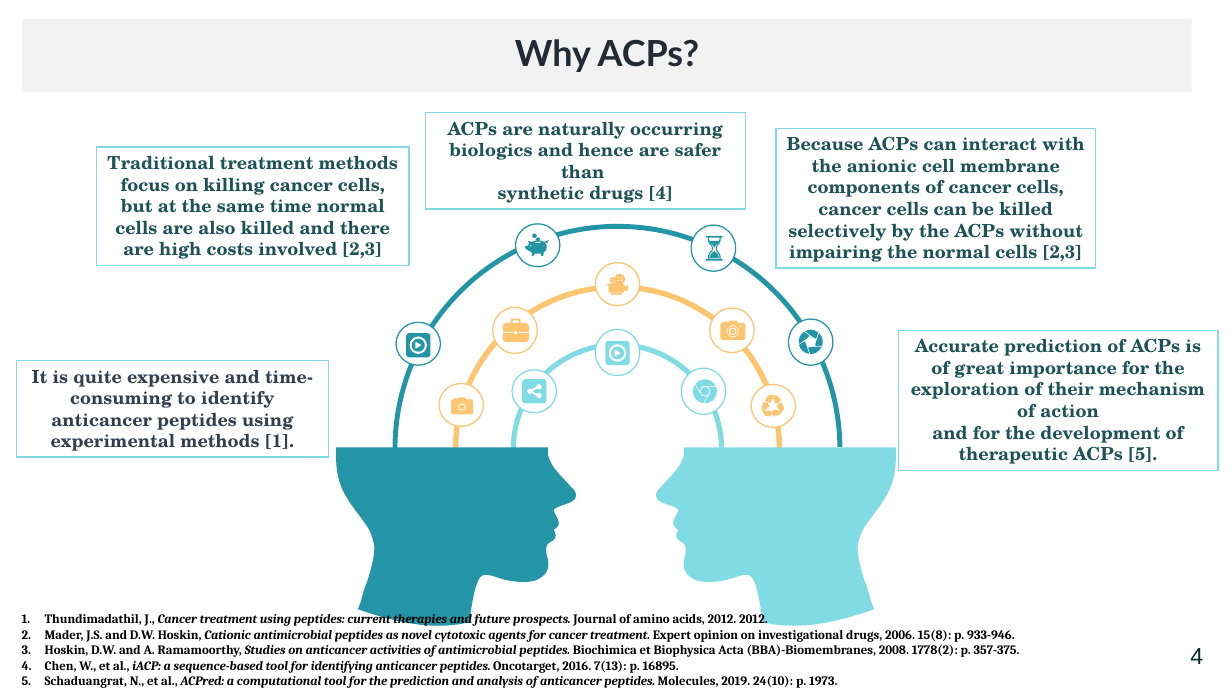
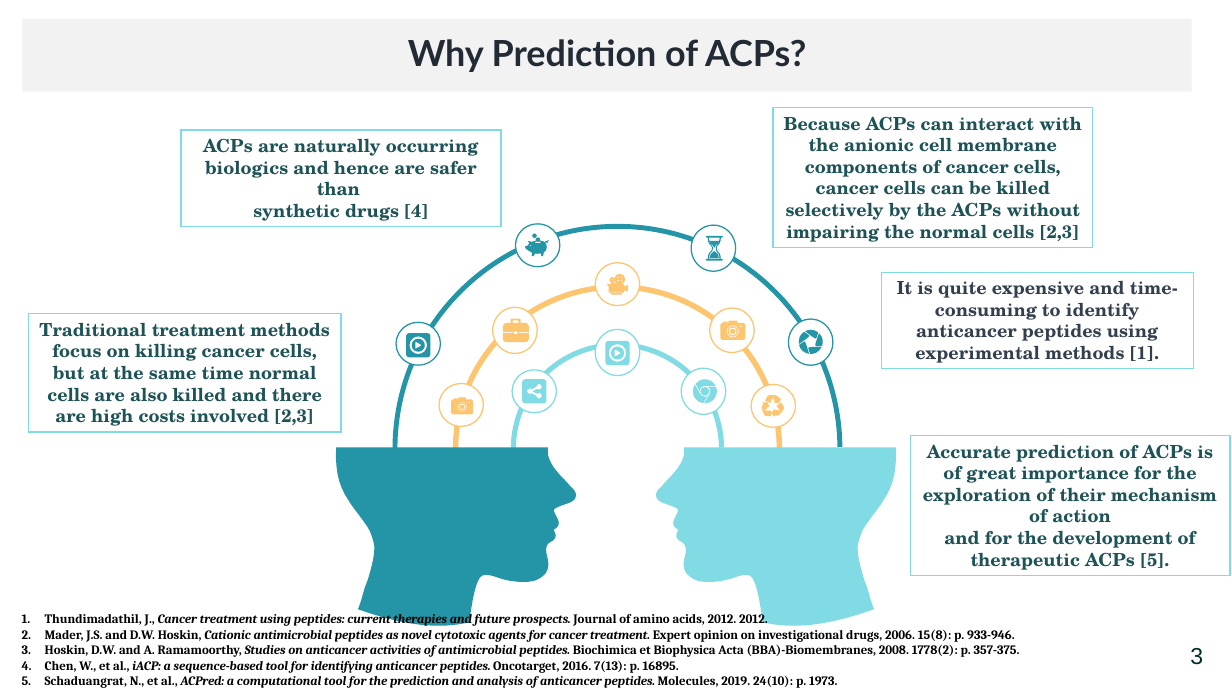
Before and after one commit to mtzynb/MyThesis, a slide deck: slide 5 of ThesisPresentation/thesis_presentation_26012022_Winter.pptx. Drawn at 1232x693 pixels with LibreOffice and Linux fonts; fonts in the diff are those of the drawing. Boxes give left, top, right and bottom in pixels: in the first picture for what was removed or moved away, otherwise in the second. Text is boxed around its words. In the diff, an @@ line names an element or a change of style, - is before the commit and + after.

```diff
--- a/ThesisPresentation/thesis_presentation_26012022_Winter.pptx
+++ b/ThesisPresentation/thesis_presentation_26012022_Winter.pptx
@@ text at bbox=[408, 39, 806, 72]: text changed @@
-Why ACPs?
+Why Prediction of ACPs?
@@ rectangle "Because ACPs can interact with ...": place and size @@
-rectangle "Because ACPs can interact with ..." at bbox=[776, 128, 1096, 268]
+rectangle "Because ACPs can interact with ..." at bbox=[774, 108, 1093, 248]
@@ rectangle "ACPs are naturally occurring biologics ...": place and size @@
-rectangle "ACPs are naturally occurring biologics ..." at bbox=[425, 113, 745, 209]
+rectangle "ACPs are naturally occurring biologics ..." at bbox=[181, 130, 501, 226]
@@ rectangle "It is quite expensive and ...": place and size @@
-rectangle "It is quite expensive and ..." at bbox=[17, 360, 329, 457]
+rectangle "It is quite expensive and ..." at bbox=[882, 273, 1194, 369]
@@ rectangle "Traditional treatment methods focus on ...": place and size @@
-rectangle "Traditional treatment methods focus on ..." at bbox=[97, 147, 409, 265]
+rectangle "Traditional treatment methods focus on ..." at bbox=[29, 314, 341, 433]
@@ rectangle "Accurate prediction of ACPs is ...": place and size @@
-rectangle "Accurate prediction of ACPs is ..." at bbox=[898, 330, 1218, 470]
+rectangle "Accurate prediction of ACPs is ..." at bbox=[910, 435, 1230, 575]
@@ text at bbox=[1190, 648, 1203, 665]: text changed @@
-4
+3
```
Also in this commit, not shown: 35 other slides changed, 4 slides removed.
